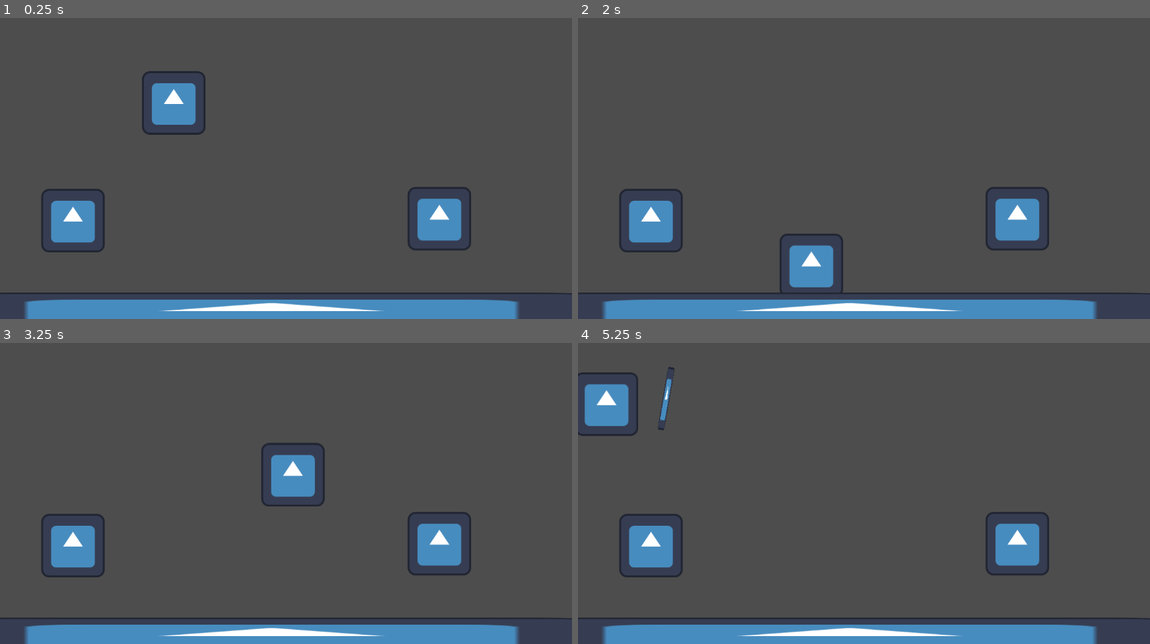
Above: before the commit, frames 1-4 (two rows, left to right).
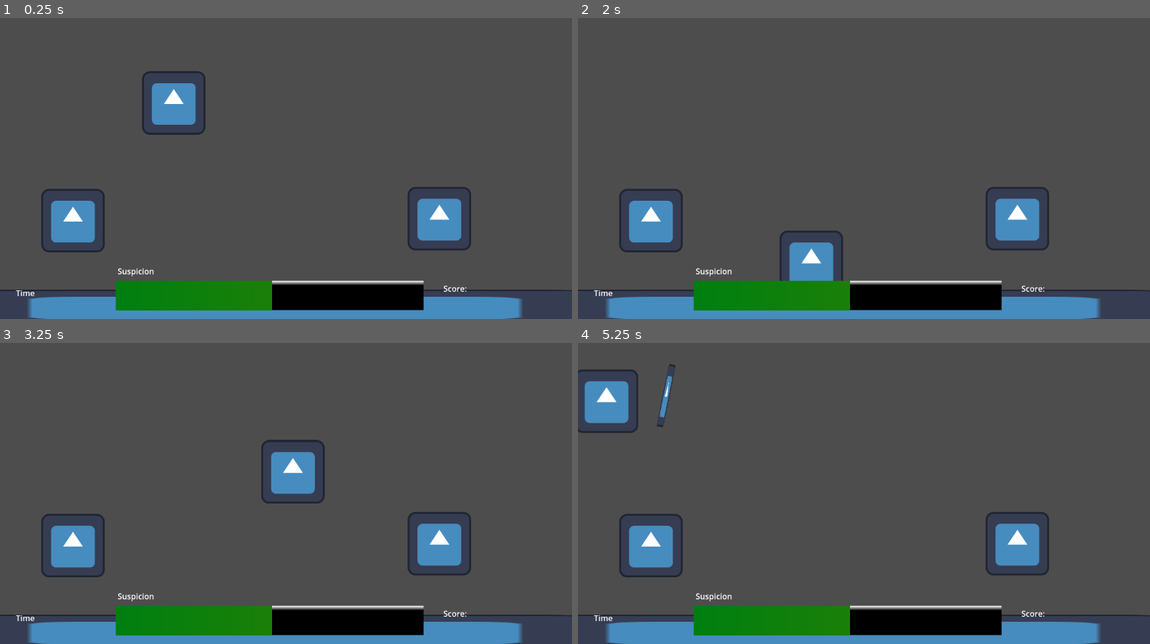
Above: after the commit, the same moments.

Repository: Jose-YP/Melon2023
Game: Godot game, scene res://Scenes/Main.tscn
Two runs of this game, one before a commit and one after it. Both use one fixed random seed, a clock stepped at 60 frames per second and the inputs below. The engine's default icon, where the game draws it, is replaced by a stand-in: a white triangle on a blue panel in a dark square.
Inputs (mouse positions are in pixels of both pictures, inside the frame that each line leads up to):
- Up to frame 1 (0.25 s): no input
- Up to frame 2 (2 s): tap Enter at 0.5 s; move the mouse to (989, 141) at 0.52 s; press the mouse at (989, 141) at 0.53 s; hold D (Right) 0.53-1.28 s; move the mouse to (749, 174) at 1.27 s; release the mouse at (749, 174) at 1.28 s; hold S (Down) from 1.28 s (still down); click (749, 174) at 1.35 s
- Up to frame 3 (3.25 s): move the mouse to (343, 412) at 2.02 s; release S (Down) at 2.03 s; press the mouse at (343, 412) at 2.03 s; hold D (Right) 2.03-2.78 s; move the mouse to (257, 547) at 2.77 s; release the mouse at (257, 547) at 2.78 s; hold W (Up) from 2.78 s (still down); click (257, 547) at 2.85 s
- Up to frame 4 (5.25 s): move the mouse to (1035, 532) at 3.52 s; release W (Up) at 3.53 s; press the mouse at (1035, 532) at 3.53 s; hold A (Left) 3.53-5.03 s; move the mouse to (692, 436) at 4.27 s; release the mouse at (692, 436) at 4.28 s; click (692, 436) at 4.35 s; move the mouse to (892, 484) at 5.02 s; press the mouse at (892, 484) at 5.03 s; hold S (Down) from 5.03 s (still down)

The runs differ from the first frame. In frame 1, 6.5% of the frame differs, in the area x 0-100%, y 83-100%; in frame 2, 6.8%; in frame 3, 7.0%; in frame 4, 7.2%, in the area x 0-100%, y 6-100%.
Error after the commit: Invalid assignment of property or key 'position' with value of type 'Vector2' on a base object of type 'PackedScene'. (res://Code/Player.gd:48)

Commit message:
I'll move to PC now, all this was from Laptop

Diff:
--- a/Code/Player.gd
+++ b/Code/Player.gd
@@ -44,6 +44,9 @@
 				drawingBow = true
 				bow.look_at(aim)
 				bow.show()
+				arrow.instantiate()
+				arrow.position = bow.position
+				arrow.look_at(aim)
 				print("Looking at ", aim)
 
 func _on_melee_range_area_entered(area):
--- a/Scenes/Main.tscn
+++ b/Scenes/Main.tscn
@@ -1,10 +1,11 @@
-[gd_scene load_steps=6 format=3 uid="uid://cyou4j3uw6fhw"]
+[gd_scene load_steps=7 format=3 uid="uid://cyou4j3uw6fhw"]
 
 [ext_resource type="Script" path="res://Code/Main.gd" id="1_v2ock"]
 [ext_resource type="PackedScene" uid="uid://26yvoiikd1pl" path="res://Scenes/character.tscn" id="2_36bu7"]
 [ext_resource type="PackedScene" uid="uid://b6sosotfcatui" path="res://Scenes/Player.tscn" id="2_ssk07"]
 [ext_resource type="PackedScene" uid="uid://dpgn1fr0s7wmq" path="res://Scenes/lover.tscn" id="3_sb2b3"]
 [ext_resource type="PackedScene" uid="uid://nag7h0gar684" path="res://Scenes/Background.tscn" id="5_ck750"]
+[ext_resource type="PackedScene" uid="uid://c7joll78nh307" path="res://Scenes/UI.tscn" id="5_pdl6b"]
 
 [node name="Node2D" type="Node2D"]
 script = ExtResource("1_v2ock")
@@ -28,8 +29,10 @@
 offset_bottom = 648.0
 metadata/_edit_lock_ = true
 
+[node name="CanvasLayer" parent="UI" instance=ExtResource("5_pdl6b")]
+
 [node name="Background" type="Node2D" parent="."]
 position = Vector2(348, 214)
 
 [node name="BackgroundObject" parent="Background" instance=ExtResource("5_ck750")]
-position = Vector2(199, 417)
+position = Vector2(206, 411)
